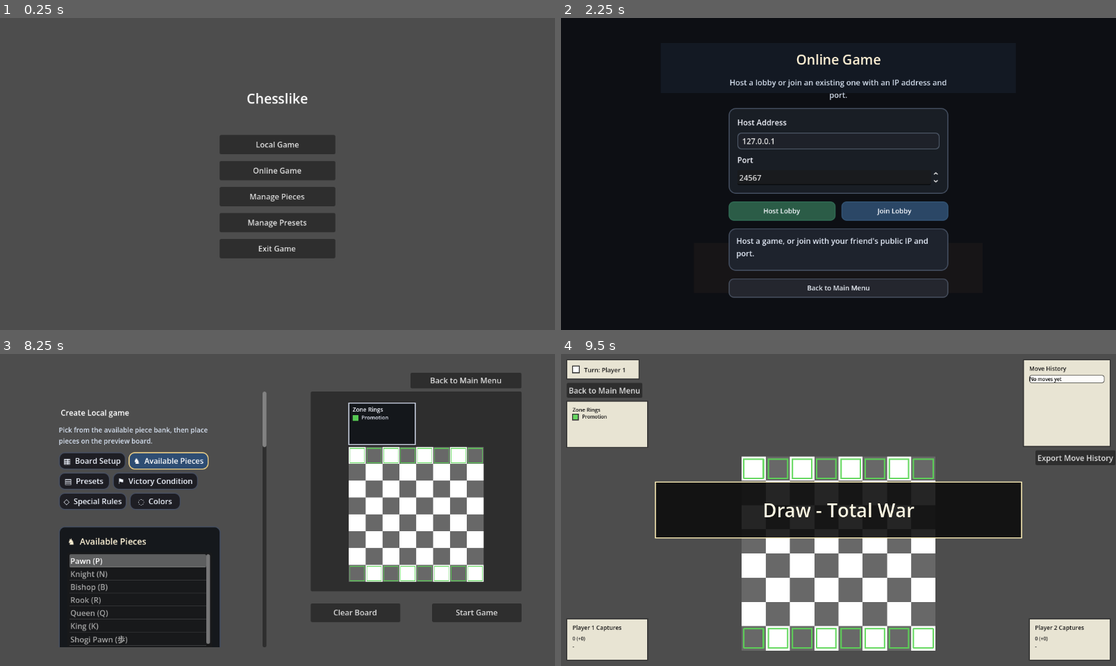
Above: before the commit, frames 1-4 (two rows, left to right).
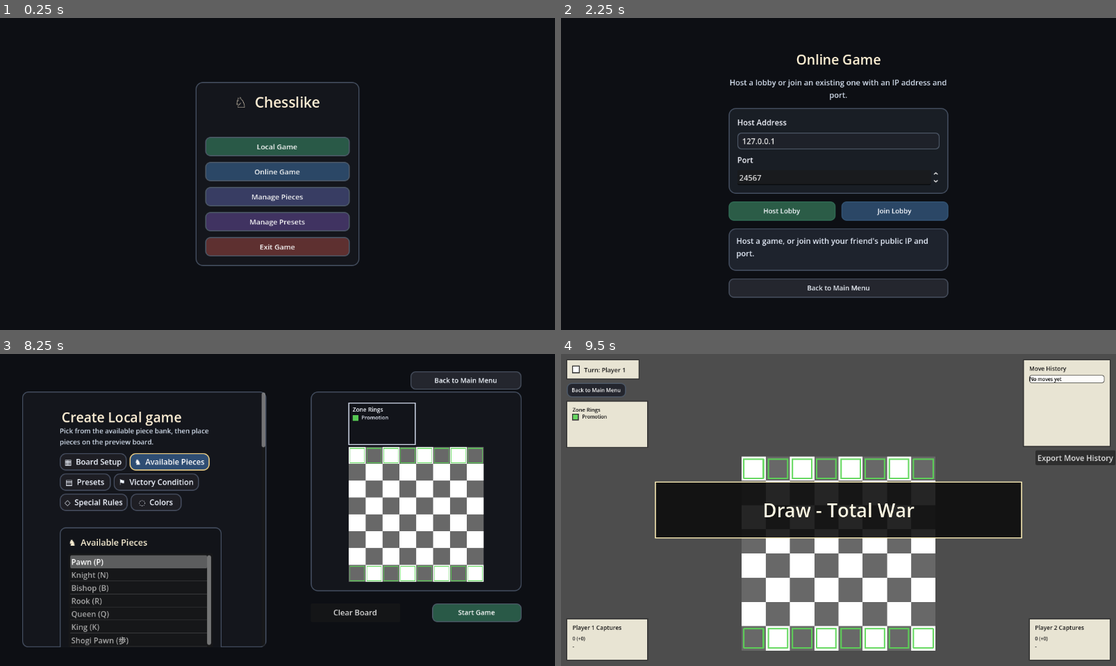
Above: after the commit, the same moments.

Repository: LeoHolman/chesslike
Game: Godot game, scene res://Scenes/MainMenu.tscn
Two runs of this game, one before a commit and one after it. Both use one fixed random seed, a clock stepped at 60 frames per second and the inputs below.
Inputs:
- Up to frame 1 (0.25 s): no input
- Up to frame 2 (2.25 s): click "Local Game" at 0.5 s; click "Back to Main Menu" at 1.25 s; click "Online Game" at 2 s
- Up to frame 3 (8.25 s): click "Host Lobby" at 2.75 s; click "Back to Main Menu" at 3.5 s; click "Manage Presets" at 4.25 s; click "✎ Edit" at 5 s; click "← Back to Main Menu" at 5.75 s; click "Manage Pieces" at 6.5 s; click "Back" at 7.25 s; click "Local Game" at 8 s
- Up to frame 4 (9.5 s): click "Start Game" at 8.75 s

The runs differ from the first frame. In frame 1, 99% of the frame differs, in the area x 0-100%, y 0-100%; in frame 2, less than 0.1%; in frame 3, 73%; in frame 4, 0.3%.

Commit message:
style: update local game style menu

Diff:
--- a/Scripts/local_game.gd
+++ b/Scripts/local_game.gd
@@ -1,4 +1,6 @@
 extends Node2D
+
+const UITheme = preload("res://Scripts/ui_theme.gd")
 
 var WhiteTile = preload("res://Scenes/WhiteTile.tscn")
 var BlackTile = preload("res://Scenes/BlackTile.tscn")
@@ -279,6 +281,7 @@
 	promotion_panel = PanelContainer.new()
 	promotion_panel.custom_minimum_size = Vector2(280.0, 250.0)
 	promotion_panel.mouse_filter = Control.MOUSE_FILTER_STOP
+	promotion_panel.add_theme_stylebox_override("panel", UITheme.panel_style(Color(0.10, 0.12, 0.15, 0.98)))
 	promotion_picker_root.add_child(promotion_panel)
 
 	var content = VBoxContainer.new()
@@ -288,7 +291,7 @@
 	promotion_title_label = Label.new()
 	promotion_title_label.text = "Promote Pawn"
 	promotion_title_label.horizontal_alignment = HORIZONTAL_ALIGNMENT_CENTER
-	promotion_title_label.add_theme_font_size_override("font_size", 20)
+	UITheme.apply_section_text(promotion_title_label, 20)
 	content.add_child(promotion_title_label)
 
 	promotion_options_container = VBoxContainer.new()
@@ -297,6 +300,7 @@
 
 	var cancel_button = Button.new()
 	cancel_button.text = "Cancel Move"
+	UITheme.apply_secondary_button_theme(cancel_button, 38.0, 14)
 	cancel_button.pressed.connect(_on_promotion_cancelled)
 	content.add_child(cancel_button)
 
@@ -332,6 +336,7 @@
 	for piece_id in promotion_piece_options:
 		var option_button = Button.new()
 		option_button.text = "%s %s" % [_get_piece_symbol(piece_id), piece_id.capitalize()]
+		UITheme.apply_button_theme(option_button, Color(0.21, 0.26, 0.40, 1.0), 36.0, 14)
 		option_button.pressed.connect(_on_promotion_option_selected.bind(piece_id))
 		promotion_options_container.add_child(option_button)
 		promotion_option_buttons[piece_id] = option_button
@@ -888,6 +893,7 @@
 	button.position = Vector2(TURN_INDICATOR_PADDING, TURN_INDICATOR_PADDING + indicator_height + 8.0)
 	button.size = _hud_top_action_button_size()
 	button.text = "Back to Main Menu"
+	_style_hud_action_button(button, Color(0.14, 0.15, 0.18, 1.0))
 	button.pressed.connect(_on_back_to_main_menu_pressed)
 	add_child(button)
 
@@ -900,6 +906,7 @@
 	button.position = Vector2(TURN_INDICATOR_PADDING, TURN_INDICATOR_PADDING + indicator_height + 8.0 + action_button_size.y + 8.0)
 	button.size = action_button_size
 	button.text = "Undo"
+	_style_hud_action_button(button, Color(0.18, 0.27, 0.38, 1.0))
 	button.disabled = undo_snapshots.is_empty() or promotion_pending
 	button.pressed.connect(_on_undo_button_pressed)
 	add_child(button)
@@ -918,8 +925,12 @@
 	button.position = Vector2(TURN_INDICATOR_PADDING, y_offset)
 	button.size = action_button_size
 	button.text = "Pass (Muster)"
+	_style_hud_action_button(button, Color(0.36, 0.28, 0.15, 1.0))
 	button.pressed.connect(_on_muster_pass_pressed)
 	add_child(button)
+
+func _style_hud_action_button(button: Button, fill: Color) -> void:
+	UITheme.apply_button_theme(button, fill, button.size.y, _hud_font_size(0.14, 11, 14))
 
 func _draw_zone_legend_panel() -> void:
 	if not _has_active_zone_rings():
--- a/Scripts/local_game_menu.gd
+++ b/Scripts/local_game_menu.gd
@@ -5,6 +5,7 @@
 @onready var width_spin_box: SpinBox = $OptionsScroll/OptionsContent/WidthSpinBox
 @onready var height_spin_box: SpinBox = $OptionsScroll/OptionsContent/HeightSpinBox
 @onready var options_scroll: ScrollContainer = $OptionsScroll
+@onready var preview_area: Panel = $PreviewArea
 @onready var local_game_title: Label = $OptionsScroll/OptionsContent/LocalGameTitle
 @onready var back_to_main_menu_button: Button = $BackToMainMenuButton
 @onready var start_game_button: Button = $StartGameButton
@@ -312,6 +313,7 @@
 }
 
 func _ready() -> void:
+	_apply_scene_chrome_style()
 	width_spin_box.value_changed.connect(_on_board_dimension_changed)
 	height_spin_box.value_changed.connect(_on_board_dimension_changed)
 	board_preview.gui_input.connect(_on_board_preview_gui_input)
@@ -335,6 +337,18 @@
 	_update_primary_action_for_mode()
 	_set_active_section(active_section_id)
 	_refresh_preview(0.0)
+
+func _apply_scene_chrome_style() -> void:
+	UITheme.ensure_flat_background(self)
+	options_scroll.add_theme_stylebox_override("panel", UITheme.panel_style(Color(0.08, 0.09, 0.11, 0.95), UITheme.PANEL_BORDER, 12, 2))
+	preview_area.add_theme_stylebox_override("panel", UITheme.panel_style(Color(0.08, 0.09, 0.11, 0.95), UITheme.PANEL_BORDER, 14, 2))
+	if not local_game_title.text.begins_with("▦"):
+		local_game_title.text = _icon_text("▦", local_game_title.text)
+	UITheme.apply_title_text(local_game_title, 28)
+	preview_warning_label.add_theme_color_override("font_color", Color(1.0, 0.42, 0.42, 1.0))
+	preview_warning_label.add_theme_font_size_override("font_size", 20)
+	UITheme.apply_secondary_button_theme(back_to_main_menu_button, 38.0, 14)
+	UITheme.apply_button_theme(start_game_button, Color(0.16, 0.35, 0.28, 1.0), 38.0, 14)
 
 func _update_menu_title_for_mode() -> void:
 	if is_editing_preset_mode:
--- a/Scripts/main_menu.gd
+++ b/Scripts/main_menu.gd
@@ -1,8 +1,62 @@
 extends Control
+
+const UITheme = preload("res://Scripts/ui_theme.gd")
+
+@onready var center_container: CenterContainer = $CenterContainer
+@onready var menu_content: VBoxContainer = $CenterContainer/MenuContent
+@onready var title_label: Label = $CenterContainer/MenuContent/MainMenuTitle
+@onready var local_game_button: Button = $CenterContainer/MenuContent/LocalGameButton
+@onready var online_game_button: Button = $CenterContainer/MenuContent/OnlineGameButton
+@onready var manage_pieces_button: Button = $CenterContainer/MenuContent/ManagePiecesButton
+@onready var manage_presets_button: Button = $CenterContainer/MenuContent/ManagePresetsButton
+@onready var exit_game_button: Button = $CenterContainer/MenuContent/ExitGameButton
+
+var menu_panel: PanelContainer
 
 func _ready() -> void:
 	DisplayServer.window_set_flag(DisplayServer.WINDOW_FLAG_BORDERLESS, false)
 	DisplayServer.window_set_mode(DisplayServer.WINDOW_MODE_MAXIMIZED)
+	_apply_visual_style()
+
+func _apply_visual_style() -> void:
+	UITheme.ensure_flat_background(self)
+	_ensure_menu_panel()
+	title_label.text = "♘  Chesslike"
+	UITheme.apply_title_text(title_label, 30)
+	title_label.horizontal_alignment = HORIZONTAL_ALIGNMENT_CENTER
+	menu_content.add_theme_constant_override("separation", 12)
+	UITheme.apply_button_theme(local_game_button, Color(0.16, 0.35, 0.28, 1.0), 40.0, 15)
+	UITheme.apply_button_theme(online_game_button, Color(0.17, 0.28, 0.40, 1.0), 40.0, 15)
+	UITheme.apply_button_theme(manage_pieces_button, Color(0.22, 0.24, 0.39, 1.0), 40.0, 15)
+	UITheme.apply_button_theme(manage_presets_button, Color(0.25, 0.20, 0.38, 1.0), 40.0, 15)
+	UITheme.apply_button_theme(exit_game_button, Color(0.37, 0.19, 0.19, 1.0), 40.0, 15)
+
+func _ensure_menu_panel() -> void:
+	if menu_panel != null:
+		return
+	var existing = center_container.get_node_or_null("MenuPanel")
+	if existing is PanelContainer:
+		menu_panel = existing
+		return
+	if menu_content.get_parent() != null:
+		menu_content.get_parent().remove_child(menu_content)
+	menu_panel = PanelContainer.new()
+	menu_panel.name = "MenuPanel"
+	menu_panel.custom_minimum_size = Vector2(340.0, 0.0)
+	menu_panel.add_theme_stylebox_override("panel", UITheme.panel_style(Color(0.08, 0.09, 0.11, 0.96)))
+	center_container.add_child(menu_panel)
+
+	var margin = MarginContainer.new()
+	margin.set_anchors_preset(Control.PRESET_FULL_RECT)
+	margin.add_theme_constant_override("margin_left", 18)
+	margin.add_theme_constant_override("margin_top", 18)
+	margin.add_theme_constant_override("margin_right", 18)
+	margin.add_theme_constant_override("margin_bottom", 18)
+	menu_panel.add_child(margin)
+
+	menu_content.layout_mode = 2
+	menu_content.custom_minimum_size = Vector2(280.0, 0.0)
+	margin.add_child(menu_content)
 
 
 
--- a/Scripts/manage_presets.gd
+++ b/Scripts/manage_presets.gd
@@ -41,7 +41,7 @@
 func _setup_polished_layout() -> void:
 	title_label.text = _icon_text("▤", "Manage Presets")
 	UITheme.apply_title_text(title_label, 26)
-	UITheme.ensure_atmospheric_background(self)
+	UITheme.ensure_flat_background(self)
 	_ensure_helper_label()
 	_ensure_layout_panel()
 	_style_action_buttons()
--- a/Scripts/online_game_menu.gd
+++ b/Scripts/online_game_menu.gd
@@ -35,6 +35,7 @@
 	status_label.text = "Host a game, or join with your friend's public IP and port."
 
 func _apply_visual_style() -> void:
+	UITheme.ensure_flat_background(self)
 	title_label.text = "Online Game"
 	subtitle_label.text = "Host a lobby or join an existing one with an IP address and port."
 	connection_panel.add_theme_stylebox_override("panel", UITheme.panel_style(Color(0.10, 0.12, 0.15, 0.96)))
--- a/Scripts/ui_theme.gd
+++ b/Scripts/ui_theme.gd
@@ -18,6 +18,11 @@
 	_ensure_background_layer(root, "Background", 0, Vector4(0.0, 0.0, 1.0, 1.0), base_color)
 	_ensure_background_layer(root, "GlowTop", 1, top_anchors, top_color)
 	_ensure_background_layer(root, "GlowBottom", 2, bottom_anchors, bottom_color)
+
+static func ensure_flat_background(root: Control, base_color: Color = Color(0.05, 0.06, 0.08, 1.0)) -> void:
+	_ensure_background_layer(root, "Background", 0, Vector4(0.0, 0.0, 1.0, 1.0), base_color)
+	_hide_background_layer(root, "GlowTop")
+	_hide_background_layer(root, "GlowBottom")
 
 static func panel_style(fill: Color, border: Color = PANEL_BORDER, radius: int = 14, border_width: int = 2) -> StyleBoxFlat:
 	var style = StyleBoxFlat.new()
@@ -130,3 +135,8 @@
 	color_layer.mouse_filter = Control.MOUSE_FILTER_IGNORE
 	color_layer.color = color
 	root.move_child(color_layer, index)
+
+static func _hide_background_layer(root: Control, name: String) -> void:
+	var layer = root.get_node_or_null(name)
+	if layer is CanvasItem:
+		(layer as CanvasItem).visible = false
